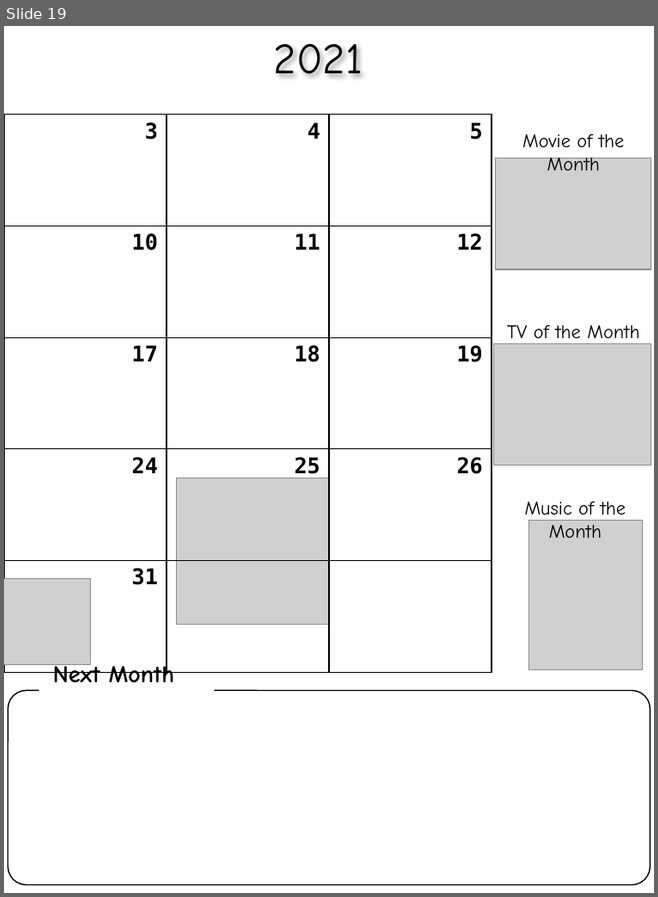
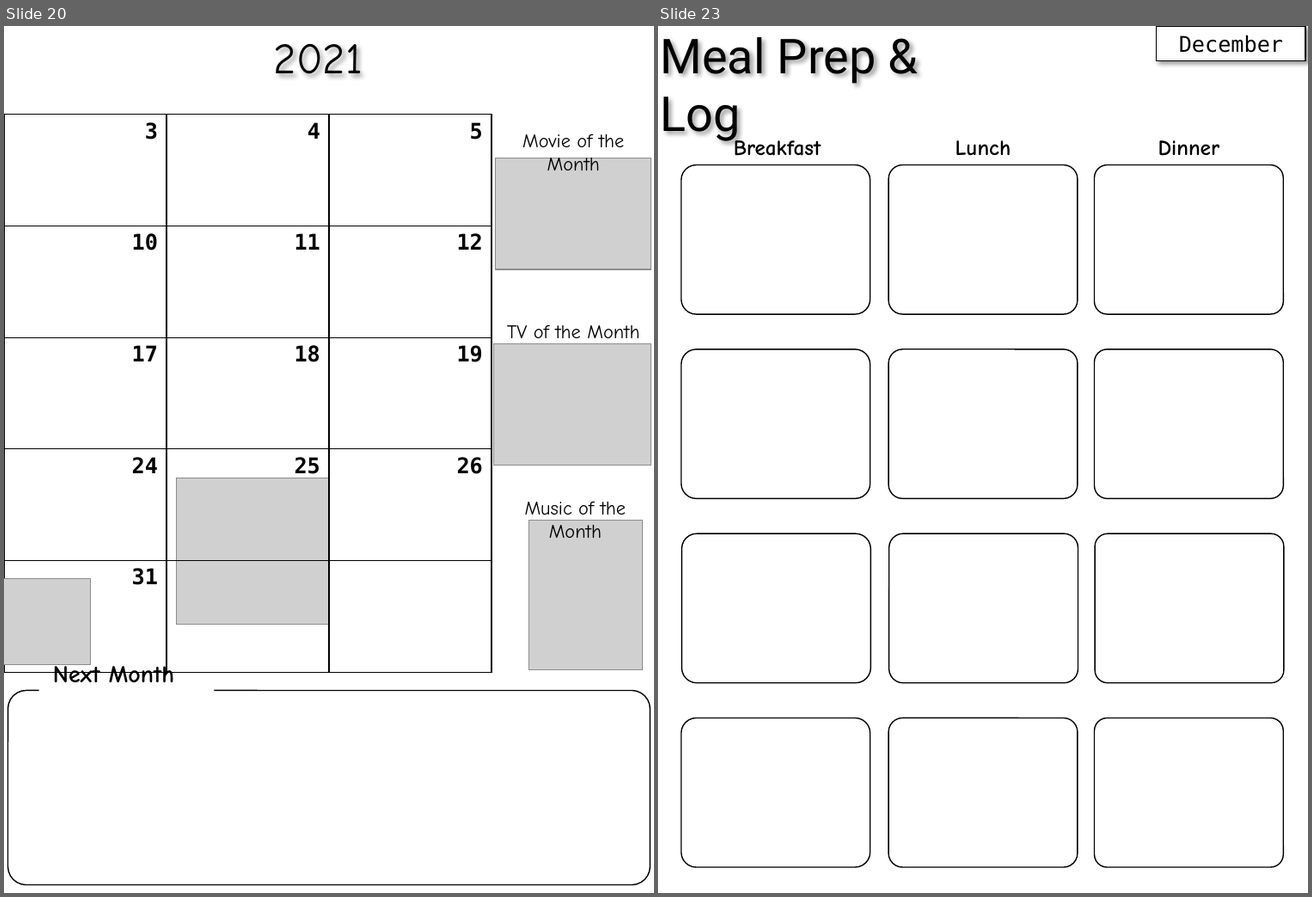
Before and after one commit to cds70409/cds70409.github.io, a slide deck: bujo_printouts.pptx. Shown side by side, each under a label of ours: slide 19 before the commit, slides 20 and 23 after it; the slides between them are not shown. The pictures are 658x897 and 1312x897 pixels, drawn with LibreOffice and Linux fonts; fonts in the diff are those of the drawing; grey boxes stand for pictures. Boxes give left, top, right and bottom in pixels: in the first picture for what was removed or moved away, otherwise in the second. Text is boxed around its words. In the diff, an @@ line names an element or a change of style, - is before the commit and + after.

Commit message:
11/29 december spreads

```diff
--- a/bujo_printouts.pptx
+++ b/bujo_printouts.pptx
@@ slide 23 added at (658,26,1308,893), background #FFFFFF @@
@@ text added at (660,37,876,143), 40 pt, text #000000 @@
+Meal Prep & Log
@@ rectangle added at (1157,26,1306,60), fill #FFFFFF, outline #000000 1 pt, 18 pt, text #000000 @@
+December
@@ text added at (734,137,821,156), 18 pt, text #000000, bold @@
+Breakfast
@@ text added at (956,140,1011,156), 18 pt, text #000000, bold @@
+Lunch
@@ text added at (1159,140,1220,156), 18 pt, text #000000, bold @@
+Dinner
@@ rounded rectangle added at (681,164,870,314), outline #000000 1 pt @@
@@ rounded rectangle added at (888,164,1078,314), outline #000000 1 pt @@
@@ rounded rectangle added at (1094,164,1283,314), outline #000000 1 pt @@
@@ rounded rectangle added at (681,349,870,498), outline #000000 1 pt @@
@@ rounded rectangle added at (888,349,1078,498), outline #000000 1 pt @@
@@ rounded rectangle added at (1094,349,1283,498), outline #000000 1 pt @@
@@ rounded rectangle added at (681,534,870,683), outline #000000 1 pt @@
@@ rounded rectangle added at (889,534,1079,683), outline #000000 1 pt @@
@@ rounded rectangle added at (1095,534,1284,683), outline #000000 1 pt @@
@@ rounded rectangle added at (681,717,870,867), outline #000000 1 pt @@
@@ rounded rectangle added at (888,717,1078,867), outline #000000 1 pt @@
@@ rounded rectangle added at (1094,717,1283,867), outline #000000 1 pt @@
@@ what was slide 19 is now slide 20 @@
```
Also in this commit, not shown: 1 slide changed, 5 other slides added, 1 slide removed.
